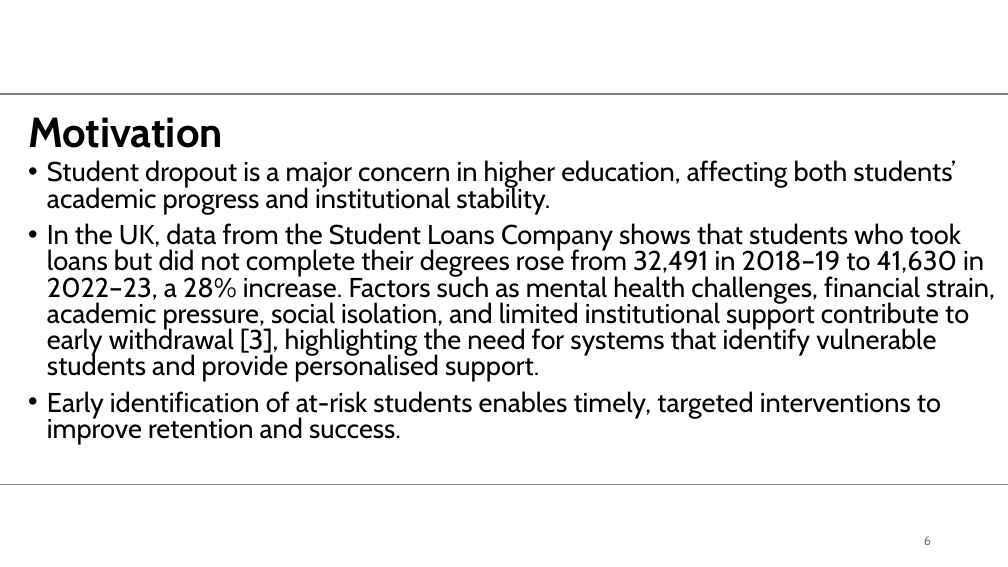
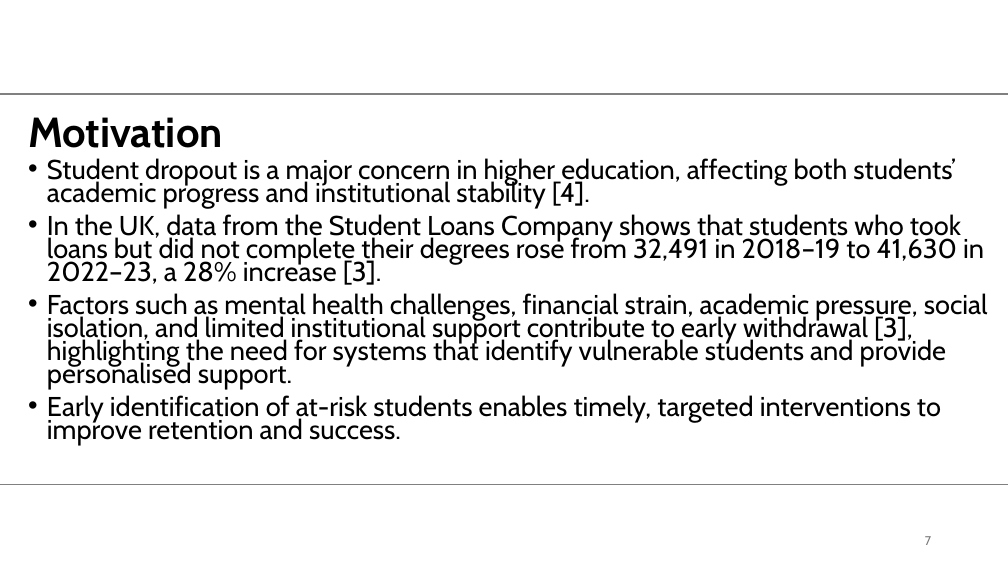
Before and after one commit to MScProjs/MScProject2025-Ali-Suhail, a slide deck: slide 7 of documents/presentation drafts/2605549_presentation.pptx (slide 6 before the commit). Drawn at 1008x567 pixels with LibreOffice and Linux fonts; fonts in the diff are those of the drawing; background and template pictures are left out. Boxes give left, top, right and bottom in pixels: in the first picture for what was removed or moved away, otherwise in the second. Text is boxed around its words. In the diff, an @@ line names an element or a change of style, - is before the commit and + after.

```diff
--- a/documents/presentation drafts/2605549_presentation.pptx
+++ b/documents/presentation drafts/2605549_presentation.pptx
@@ text at [47, 158, 988, 389]: text changed @@
-• Student dropout is a major concern in higher education, affecting both students’ academic progress and institutional stability.
-• In the UK, data from the Student Loans Company shows that students who took loans but did not complete their degrees rose from 32,491 in 2018–19 to 41,630 in 2022–23, a 28% increase. Factors such as mental health challenges, financial strain, academic pressure, social isolation, and limited institutional support contribute to early withdrawal [3], highlighting the need for systems that identify vulnerable students and provide personalised support.
+• Student dropout is a major concern in higher education, affecting both students’ academic progress and institutional stability [4].
+• In the UK, data from the Student Loans Company shows that students who took loans but did not complete their degrees rose from 32,491 in 2018–19 to 41,630 in 2022–23, a 28% increase [3].
+• Factors such as mental health challenges, financial strain, academic pressure, social isolation, and limited institutional support contribute to early withdrawal [3], highlighting the need for systems that identify vulnerable students and provide personalised support.
@@ text at [47, 395, 941, 445]: line spacing 0.8 to 0.7 @@
@@ page number at [925, 536, 931, 545]: text changed @@
-6
+7
```
Also in this commit, not shown: 6 other slides changed, 13 slides added, 4 slides removed, 1 other file.
